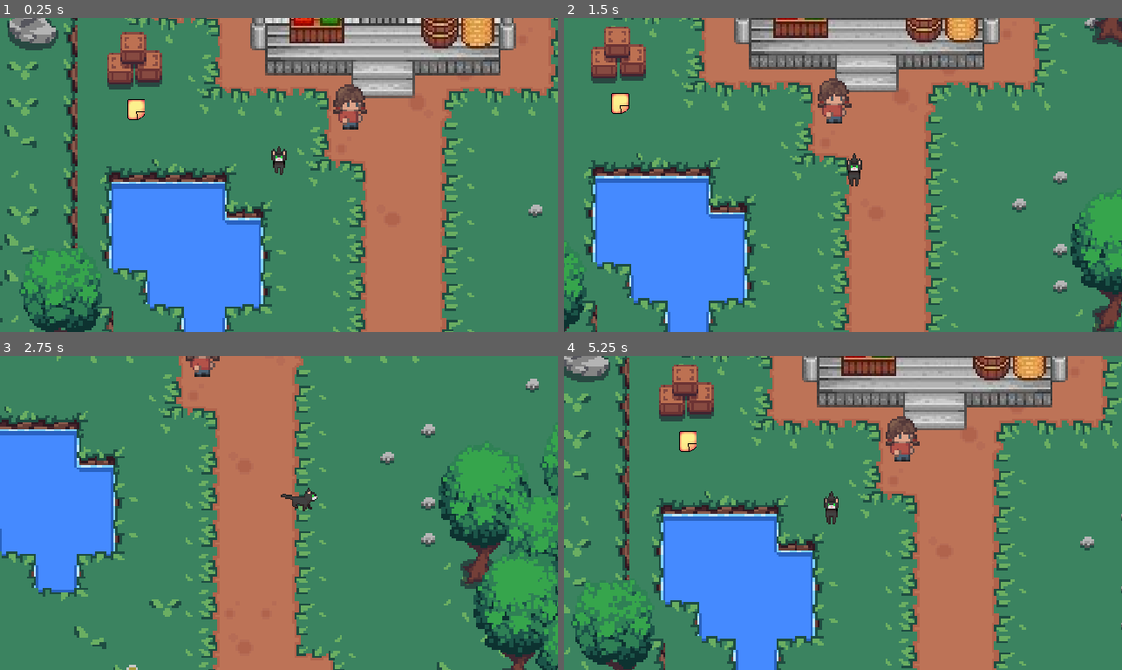
Above: before the commit, frames 1-4 (two rows, left to right).
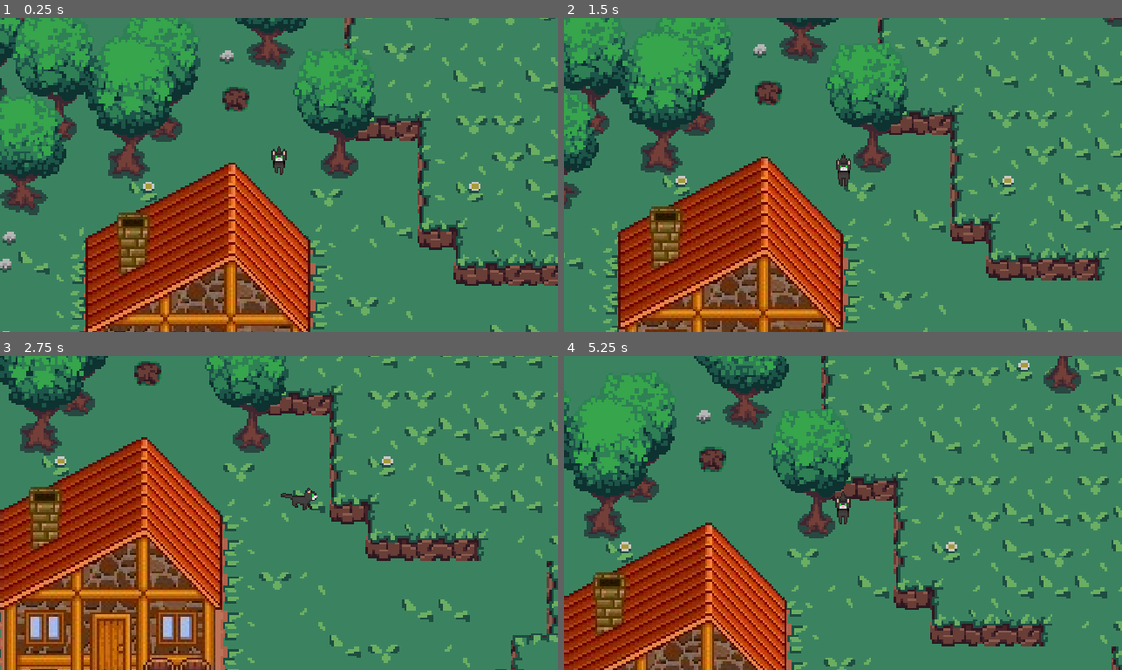
Above: after the commit, the same moments.

Repository: ana-xavier/MemoriasDeNoveVidas
Game: Godot game, scene res://levels/scenes/level_1.tscn
The game is run twice, just before and just after one commit, with the same random seed, the same clock (stepped at 60 frames per second) and the same inputs. This scene is started directly instead of the project's main scene.
Inputs:
- Up to frame 1 (0.25 s): no input
- Up to frame 2 (1.5 s): tap Enter at 0.5 s; hold D (move_right) 0.53-1.28 s; hold Q (get) 0.53-1.28 s; tap E (interact) at 0.8, 1.35 s; hold S (move_down) from 1.28 s (still down)
- Up to frame 3 (2.75 s): tap Q (get) at 1.55 s; release S (move_down) at 2.03 s; hold D (move_right) from 2.03 s (still down); hold Space (advance_dialog) from 2.03 s (still down); tap E (interact) at 2.3 s
- Up to frame 4 (5.25 s): release D (move_right) at 2.78 s; release Space (advance_dialog) at 2.78 s; hold W (move_up) 2.78-3.53 s; tap Q (get) at 2.85, 4.35 s; hold E (interact) 3.53-4.28 s; hold A (move_left) 3.53-5.03 s; hold S (move_down) from 5.03 s (still down); hold E (interact) from 5.03 s (still down)

The runs differ from the first frame. In frame 1, 67% of the frame differs, in the area x 0-100%, y 0-100%; in frame 2, 67%; in frame 3, 62%; in frame 4, 65%.

Commit message:
feat: some improvements to the save system

Diff:
--- a/instances/scripts/digging_areas_instances.gd
+++ b/instances/scripts/digging_areas_instances.gd
@@ -1,6 +1,6 @@
 extends Node2D
 
-const data_path: String = "res://data/digging_areas_list.tres"
+const data_path: String = "res://resources/data/digging_areas_list.tres"
 
 var digging_area_scene = preload("res://interaction/objects/dirt/digging_area.tscn")
 var digging_areas: Array[DiggingArea] = []
@@ -8,14 +8,15 @@
 func instantiate_digging_areas():
 	for area in digging_areas:
 		if(not area.already_dug):
+			print(area.position)
 			var area_instance = digging_area_scene.instantiate()
-			area_instance.init(area.already_dug, area.can_give_item, area.quest_item_id, area._position)
+			area_instance.init(area.id, area.already_dug, area.can_give_item, area.quest_item_id, area.position)
 			add_child(area_instance)
 
 func load_data() -> Array[DiggingArea]:
 	if ResourceLoader.exists(data_path):
 		var data = ResourceLoader.load(data_path)
-		if data is DiggingAreasList: # Check that the data is valid
+		if data is DiggingAreasList:
 			return data.digging_areas
 	return []
 
--- a/instances/scripts/notes_instances.gd
+++ b/instances/scripts/notes_instances.gd
@@ -4,14 +4,6 @@
 
 var note_scene = preload("res://interaction/objects/note/note.tscn")
 var note_states: Array[NoteState] = []
-
-#var notes_data = [
-		#{"id": 1, "position": Vector2(-54, -342), "text": "Nota 1"},
-		#{"id": 2, "position": Vector2(-513, -264), "text": "Nota 2"},
-		#{"id": 3, "position": Vector2(-207, -388), "text": "Nota 3"},
-		#{"id": 4, "position": Vector2(640, -304), "text": "Nota 4"},
-		#{"id": 5, "position": Vector2(475, 315), "text": "Nota 5"}
-		#]
 
 func instantiate_notes() -> void:
 	for note_state in note_states:
--- a/interaction/objects/dirt/digging_area.gd
+++ b/interaction/objects/dirt/digging_area.gd
@@ -5,6 +5,7 @@
 @onready var dirt_particles: CPUParticles2D = $CPUParticles2D
 @onready var particles_timer: Timer = $Timer
 
+@export var id: int = 0
 @export var already_dug: bool = false
 @export var can_give_item: bool = false
 @export var quest_item_id: String = ""
@@ -15,11 +16,14 @@
 	interaction_area.interact = Callable(self, "_on_interact")
 	dirt_particles.emitting = false
 
-func init(_already_dug: bool, _can_give_item: bool, _item_id, _position: Vector2):
+
+func init(_id, _already_dug: bool, _can_give_item: bool, _quest_item_id, _position: Vector2):
+	id = _id
 	already_dug = _already_dug
 	can_give_item = _can_give_item
-	quest_item_id = _item_id
+	quest_item_id = _quest_item_id
 	position = _position
+
 
 func _on_interact():
 	if Input.is_action_pressed("interact"):
@@ -38,16 +42,15 @@
 
 func _on_hold_succeed():
 	if (can_give_item):
-		var item: QuestItem = ItemManager.get_quest_item_by_id(quest_item_id)
+		var item: QuestItem = ItemsData.get_quest_item_by_id(quest_item_id)
 		InventoryManager.add_item(item)
 		# TODO - Remover prints abaixo
 		print("Adicionou item ao inventário:")
 		print(item.name)
 
 	already_dug = true
-	DataManager.save_digging_areas_data()
+	DataManager.save_digging_area_state(id, already_dug)
 	queue_free()
-
 
 
 func _on_timer_timeout():
--- a/levels/scenes/level_1.tscn
+++ b/levels/scenes/level_1.tscn
@@ -97,7 +97,7 @@
 frame = 78
 
 [node name="MainCharacter" parent="YSort" instance=ExtResource("2_ocy6e")]
-position = Vector2(9, -313)
+position = Vector2(323, -193)
 
 [node name="HumanTest" parent="YSort" instance=ExtResource("9_xce02")]
 position = Vector2(41, -333)
--- a/project.godot
+++ b/project.godot
@@ -18,13 +18,13 @@
 [autoload]
 
 DataManager="*res://singletons/DataManager.gd"
+ItemsData="*res://singletons/ItemsData.gd"
 NotesData="*res://singletons/NotesData.gd"
 InteractionManager="*res://interaction/interaction_manager.tscn"
 InteractionHoldManager="*res://interaction/interaction_hold_manager.tscn"
 DialogManager="*res://singletons/DialogManager.gd"
 DialogData="*res://singletons/DialogData.gd"
 QuestManager="*res://singletons/QuestManager.gd"
-ItemManager="*res://singletons/ItemManager.gd"
 InventoryManager="*res://singletons/InventoryManager.gd"
 Transition="*res://transition/transition.tscn"
 NavigationManager="*res://transition/navigationManager.gd"
--- a/resources/classes/lists/digging_areas_list.gd
+++ b/resources/classes/lists/digging_areas_list.gd
@@ -2,3 +2,9 @@
 class_name DiggingAreasList
 
 @export var digging_areas: Array[DiggingArea] = []
+
+func set_digging_area_state(id: int, already_dug: bool) -> void:
+	for area in digging_areas:
+		if (area.id == id):
+			area.already_dug = already_dug
+			return
--- a/resources/classes/lists/note_states_list.gd
+++ b/resources/classes/lists/note_states_list.gd
@@ -6,8 +6,6 @@
 func set_note_state(id: int, already_get: bool) -> void:
 	for note in note_states:
 		if (note.note_id == id):
-			print("Mudou o estado da nota:")
-			print(id)
 			note.already_get = already_get
 			return
 
--- a/resources/classes/objects/digging_area.gd
+++ b/resources/classes/objects/digging_area.gd
@@ -1,7 +1,8 @@
 extends Resource
 class_name DiggingArea
 
+@export var id: int = 0
 @export var already_dug: bool = false
 @export var can_give_item: bool = false
 @export var quest_item_id: String = ""
-@export var _position: Vector2 = Vector2.ZERO
+@export var position: Vector2 = Vector2.ZERO
--- a/resources/data/digging_areas_list.tres
+++ b/resources/data/digging_areas_list.tres
@@ -5,24 +5,27 @@
 
 [sub_resource type="Resource" id="Resource_o0fuj"]
 script = ExtResource("1_nywq0")
+id = 1
 already_dug = false
 can_give_item = true
 quest_item_id = "rubber_duck"
-_position = Vector2(309, -228)
+position = Vector2(304, -226)
 
 [sub_resource type="Resource" id="Resource_iglbb"]
 script = ExtResource("1_nywq0")
+id = 2
 already_dug = false
 can_give_item = false
 quest_item_id = ""
-_position = Vector2(605, -292)
+position = Vector2(646, -168)
 
 [sub_resource type="Resource" id="Resource_2n5yy"]
 script = ExtResource("1_nywq0")
+id = 3
 already_dug = false
 can_give_item = false
 quest_item_id = ""
-_position = Vector2(645, -170)
+position = Vector2(606, -294)
 
 [resource]
 script = ExtResource("1_fahkd")
--- a/resources/save/classes/save_data.gd
+++ b/resources/save/classes/save_data.gd
@@ -2,5 +2,5 @@
 class_name SaveData
 
 @export var player_inventory: PlayerInventory = null
-@export var digging_areas: Array[DiggingArea] = []
+@export var digging_areas_list: DiggingAreasList = null
 @export var note_states_list: NoteStatesList = null
--- a/resources/save/save_data.tres
+++ /dev/null
@@ -1,67 +0,0 @@
-[gd_resource type="Resource" script_class="SaveData" load_steps=16 format=3 uid="uid://7uvlkm5jh0oh"]
-
-[ext_resource type="Script" path="res://resources/classes/objects/digging_area.gd" id="1_m17ys"]
-[ext_resource type="Script" path="res://resources/classes/objects/note_state.gd" id="2_okvsb"]
-[ext_resource type="Script" path="res://resources/classes/objects/player_inventory.gd" id="3_cm8uq"]
-[ext_resource type="Script" path="res://resources/classes/lists/note_states_list.gd" id="3_qbb4e"]
-[ext_resource type="Script" path="res://resources/save/classes/save_data.gd" id="4_e4gr4"]
-
-[sub_resource type="Resource" id="Resource_o0fuj"]
-script = ExtResource("1_m17ys")
-already_dug = false
-can_give_item = true
-quest_item_id = "rubber_duck"
-_position = Vector2(309, -228)
-
-[sub_resource type="Resource" id="Resource_iglbb"]
-script = ExtResource("1_m17ys")
-already_dug = false
-can_give_item = false
-quest_item_id = ""
-_position = Vector2(605, -292)
-
-[sub_resource type="Resource" id="Resource_2n5yy"]
-script = ExtResource("1_m17ys")
-already_dug = false
-can_give_item = false
-quest_item_id = ""
-_position = Vector2(645, -170)
-
-[sub_resource type="Resource" id="Resource_7xmcf"]
-script = ExtResource("2_okvsb")
-note_id = 1
-already_get = true
-
-[sub_resource type="Resource" id="Resource_ygkuf"]
-script = ExtResource("2_okvsb")
-note_id = 2
-already_get = false
-
-[sub_resource type="Resource" id="Resource_2yl6a"]
-script = ExtResource("2_okvsb")
-note_id = 3
-already_get = false
-
-[sub_resource type="Resource" id="Resource_f3hq7"]
-script = ExtResource("2_okvsb")
-note_id = 4
-already_get = false
-
-[sub_resource type="Resource" id="Resource_j0xnl"]
-script = ExtResource("2_okvsb")
-note_id = 5
-already_get = false
-
-[sub_resource type="Resource" id="Resource_gfiul"]
-script = ExtResource("3_qbb4e")
-note_states = Array[ExtResource("2_okvsb")]([SubResource("Resource_7xmcf"), SubResource("Resource_ygkuf"), SubResource("Resource_2yl6a"), SubResource("Resource_f3hq7"), SubResource("Resource_j0xnl")])
-
-[sub_resource type="Resource" id="Resource_g88e5"]
-script = ExtResource("3_cm8uq")
-quest_items = Array[Resource("res://resources/classes/objects/quest_item.gd")]([])
-
-[resource]
-script = ExtResource("4_e4gr4")
-player_inventory = SubResource("Resource_g88e5")
-digging_areas = Array[ExtResource("1_m17ys")]([SubResource("Resource_o0fuj"), SubResource("Resource_iglbb"), SubResource("Resource_2n5yy")])
-note_states_list = SubResource("Resource_gfiul")
--- a/singletons/DataManager.gd
+++ b/singletons/DataManager.gd
@@ -10,8 +10,10 @@
 	save_data = SaveData.new()
 	save_data.player_inventory = PlayerInventory.new()
 
+	save_data.digging_areas_list = DiggingAreasList.new()
 	var digging_data: DiggingAreasList = load(DIGGING_DATA_PATH)
-	save_data.digging_areas = digging_data["digging_areas"]
+	if (digging_data is DiggingAreasList):
+		save_data.digging_areas_list.digging_areas = digging_data.digging_areas
 
 	save_data.note_states_list = NoteStatesList.new()
 	var notes_states_data = load(NOTES_STATES_DATA_PATH)
@@ -26,25 +28,11 @@
 	save_data.player_inventory = inventory
 	ResourceSaver.save(save_data, SAVE_DATA_PATH)
 
-func save_digging_areas_data() -> void:
+func save_digging_area_state(area_id: int, already_dug: bool) -> void:
 	if (save_data == null):
 		return
-
-	var data: Array[DiggingArea] = []
-	var digging_areas_instances = get_tree().get_first_node_in_group("DiggingAreasInstances")
-	if (digging_areas_instances != null):
-		for child in digging_areas_instances.get_children():
-			if child is DiggingAreaNode:
-				var digging_area = DiggingArea.new()
-				digging_area.already_dug = child.already_dug
-				digging_area.can_give_item = child.can_give_item
-				digging_area.quest_item_id = child.quest_item_id
-				digging_area._position = child.position
-
-				data.append(digging_area)
-
-		save_data.digging_areas = data
-		ResourceSaver.save(save_data, SAVE_DATA_PATH)
+	save_data.digging_areas_list.set_digging_area_state(area_id, already_dug)
+	ResourceSaver.save(save_data, SAVE_DATA_PATH)
 
 func save_note_state(note_id: int, already_get: bool) -> void:
 	if(save_data == null):
@@ -62,7 +50,7 @@
 	if (save_data == null):
 		load_save()
 	if (save_data != null):
-		return save_data.digging_areas
+		return save_data.digging_areas_list.digging_areas
 	return []
 
 func load_player_inventory_data() -> PlayerInventory:
Renamed: singletons/ItemManager.gd -> singletons/ItemsData.gd
